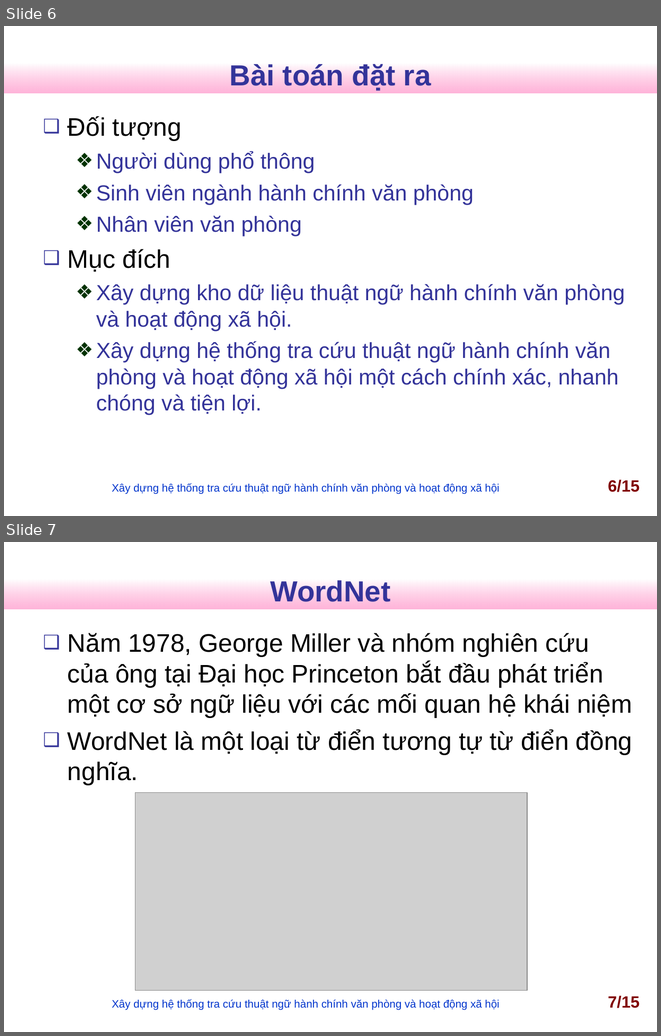
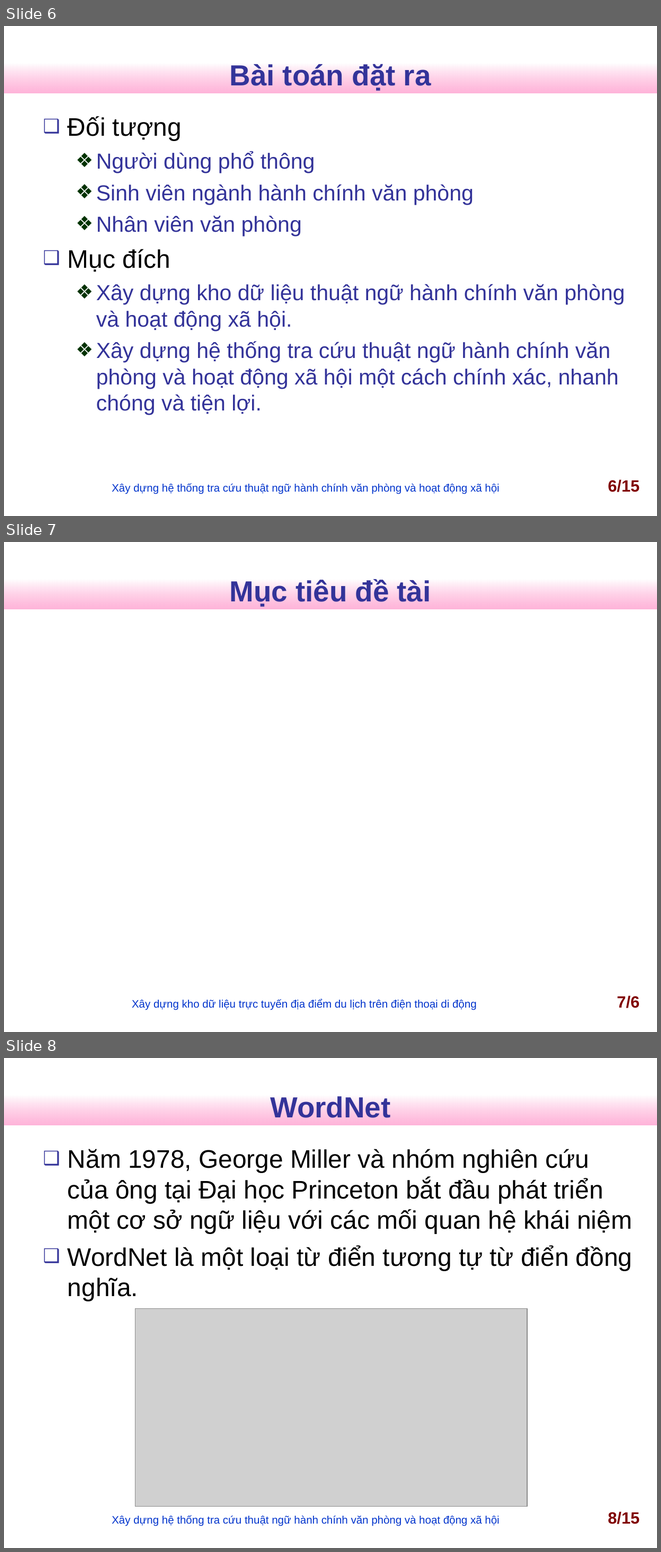
Before and after one commit to nguyentk90/tra-cuu-thuat-ngu-hanh-chinh, a slide deck: Documents/slideN2013.ppt. Shown one above the other, each under a label of ours: slides 6 and 7 before the commit, slides 6, 7 and 8 after it. The pictures are 661x1036 and 661x1552 pixels, drawn with LibreOffice and Linux fonts; fonts in the diff are those of the drawing; grey boxes stand for pictures; background and template pictures are left out. Boxes give left, top, right and bottom in pixels: in the first picture for what was removed or moved away, otherwise in the second. Text is boxed around its words. In the diff, an @@ line names an element or a change of style, - is before the commit and + after.

```diff
--- a/Documents/slideN2013.ppt
+++ b/Documents/slideN2013.ppt
@@ slide 7 added at (4,542,657,1032), background #FFFFFF; not listed: 1 template element that a slide beside it also shows @@
@@ title added at (230,579,431,607), 32 pt, text #333399, bold @@
+Mục tiêu đề tài
@@ text added at (132,999,477,1010), 12 pt, text #0033CC @@
+Xây dựng kho dữ liệu trực tuyến địa điểm du lịch trên điện thoại di động
@@ page number added at (617,995,639,1008), 18 pt, text #800000, bold @@
+7/6
@@ what was slide 7 is now slide 8 @@
@@ page number at (608,1511,639,1524): text changed @@
-7/15
+8/15
```
